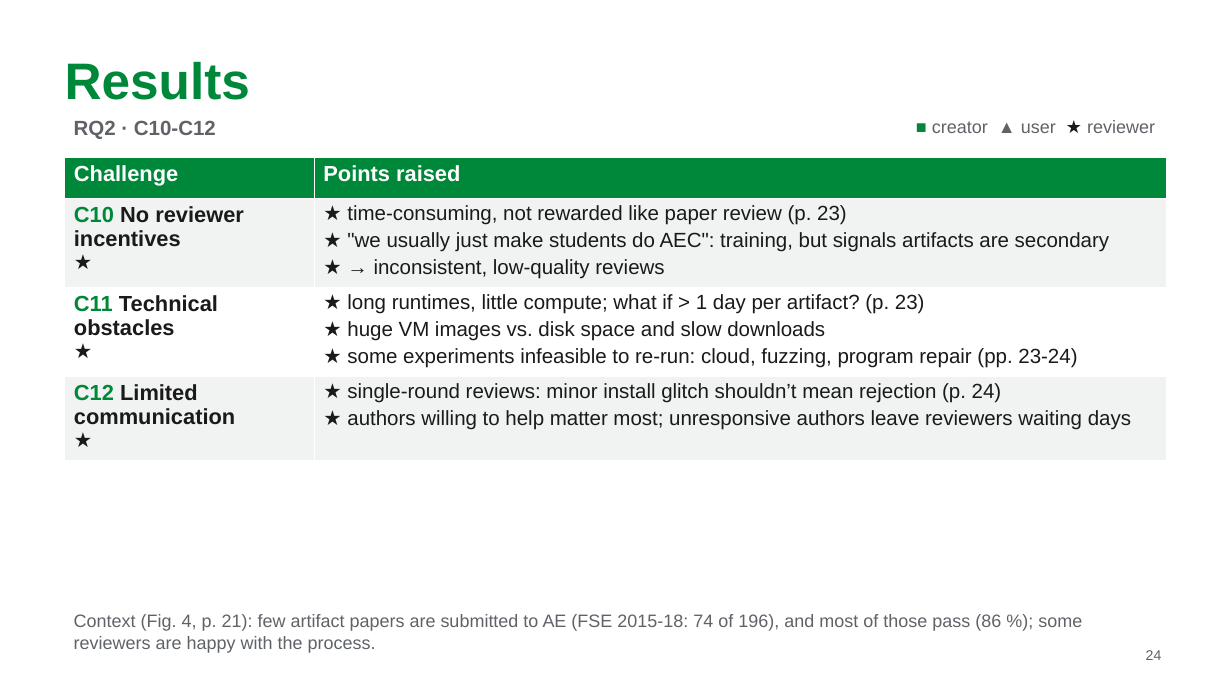
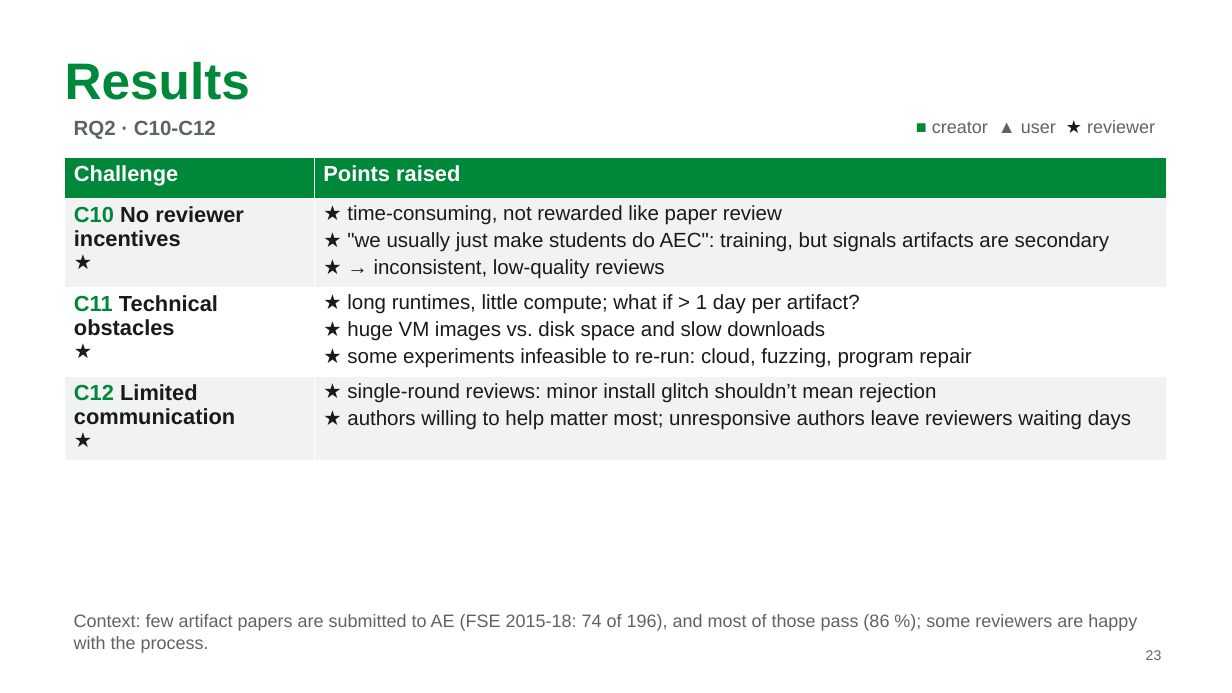
Before and after one commit to MarkAndreDuesing/Reprod_Docs_And_Notes, a slide deck: slide 23 of Vorl_2/slides/lecture2-team-paper2.pptx (slide 24 before the commit). Drawn at 1232x693 pixels with LibreOffice and Linux fonts; fonts in the diff are those of the drawing. Boxes give left, top, right and bottom in pixels: in the first picture for what was removed or moved away, otherwise in the second. Text is boxed around its words. In the diff, an @@ line names an element or a change of style, - is before the commit and + after.

```diff
--- a/Vorl_2/slides/lecture2-team-paper2.pptx
+++ b/Vorl_2/slides/lecture2-team-paper2.pptx
@@ table at [65,157,1167,434] @@
@@ row 2, column 2: "★ time-consuming, not rewarded like paper review (p. 23) / ★ "we usually just make students do AEC": training, but signals artifacts are secondary / ★ → inconsistent, low-quality reviews" to "★ time-consuming, not rewarded like paper review / ★ "we usually just make students do AEC": training, but signals artifacts are secondary / ★ → inconsistent, low-quality reviews" @@
-row 3, column 2: ★ long runtimes, little compute; what if > 1 day per artifact? (p. 23) / ★ huge VM images vs. disk space and slow downloads / ★ some experiments infeasible to re-run: cloud, fuzzing, program repair (pp. 23-24)
+row 3, column 2: ★ long runtimes, little compute; what if > 1 day per artifact? / ★ huge VM images vs. disk space and slow downloads / ★ some experiments infeasible to re-run: cloud, fuzzing, program repair
-row 4, column 2: ★ single-round reviews: minor install glitch shouldn’t mean rejection (p. 24) / ★ authors willing to help matter most; unresponsive authors leave reviewers waiting days
+row 4, column 2: ★ single-round reviews: minor install glitch shouldn’t mean rejection / ★ authors willing to help matter most; unresponsive authors leave reviewers waiting days
@@ text at [74,614,1137,653]: text changed @@
-Context (Fig. 4, p. 21): few artifact papers are submitted to AE (FSE 2015-18: 74 of 196), and most of those pass (86 %); some reviewers are happy with the process.
+Context: few artifact papers are submitted to AE (FSE 2015-18: 74 of 196), and most of those pass (86 %); some reviewers are happy with the process.
@@ page number at [1146,650,1162,660]: text changed @@
-24
+23
```
Also in this commit, not shown: 11 other slides changed, 1 slide added, 1 slide removed, 1 other file.
